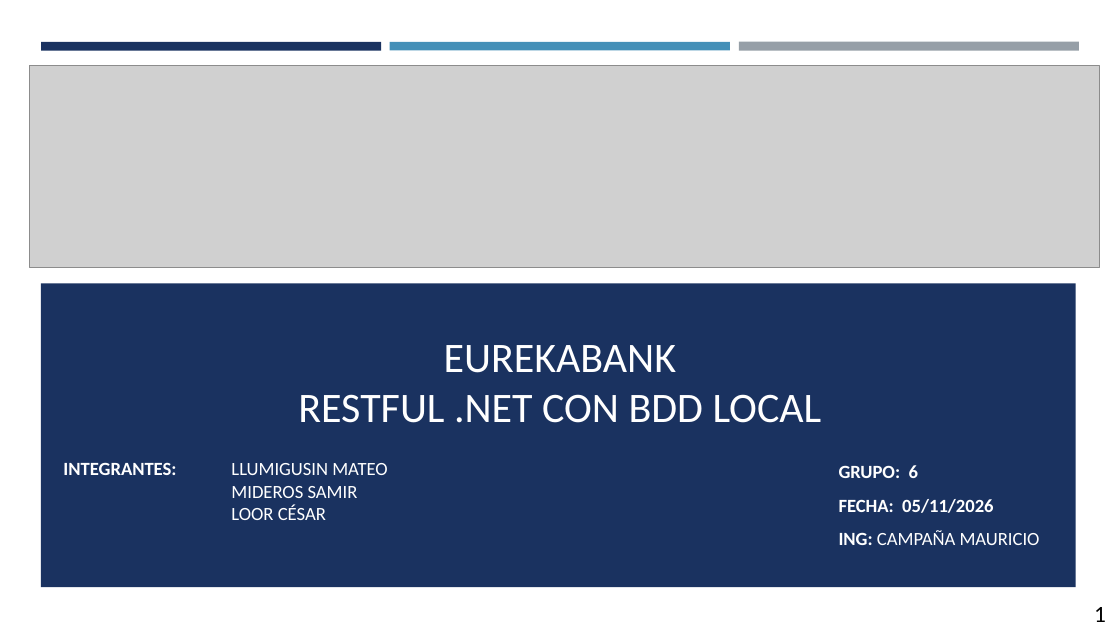
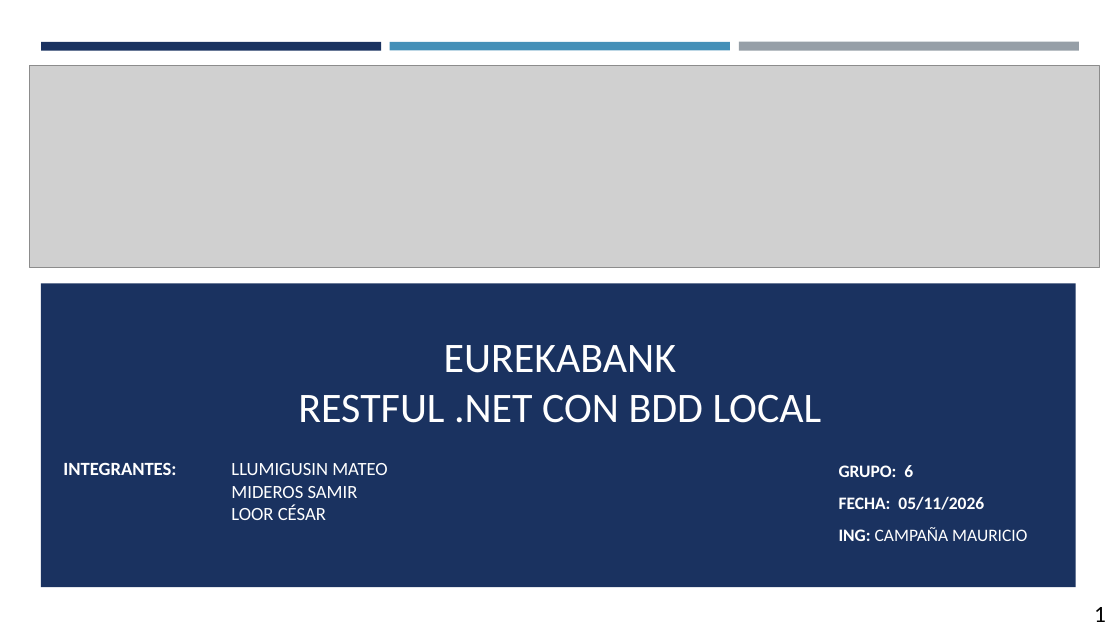
Before and after one commit to MATEOCAIZA/TG.1.4.-PAO202651_EUREKA_BDD_LOCAL_RESTFUL_DOTNET_NRC36884_GR06, a slide deck: slide 1 of 05. DOCUMENTACION/PRESENTACION TG.1.4. EUREKABANK RESTFUL con BDD LOCAL en .NET GR06.pptx. Drawn at 1120x630 pixels with LibreOffice and Linux fonts; fonts in the diff are those of the drawing; grey boxes stand for pictures. Boxes give left, top, right and bottom in pixels: in the first picture for what was removed or moved away, otherwise in the second. Text is boxed around its words. In the diff, an @@ line names an element or a change of style, - is before the commit and + after.

```diff
--- a/05. DOCUMENTACION/PRESENTACION TG.1.4. EUREKABANK RESTFUL con BDD LOCAL en .NET GR06.pptx
+++ b/05. DOCUMENTACION/PRESENTACION TG.1.4. EUREKABANK RESTFUL con BDD LOCAL en .NET GR06.pptx
@@ text "GRUPO: 6" at (839, 465, 1027, 541): size 16 to 15 pt @@
```
Also in this commit, not shown: 21 other slides changed, 3 other files.
